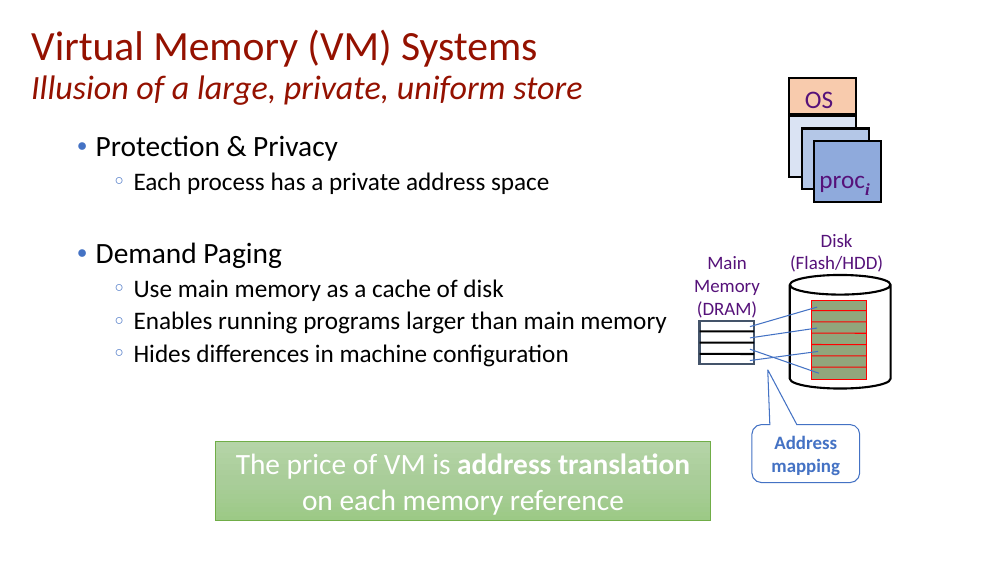
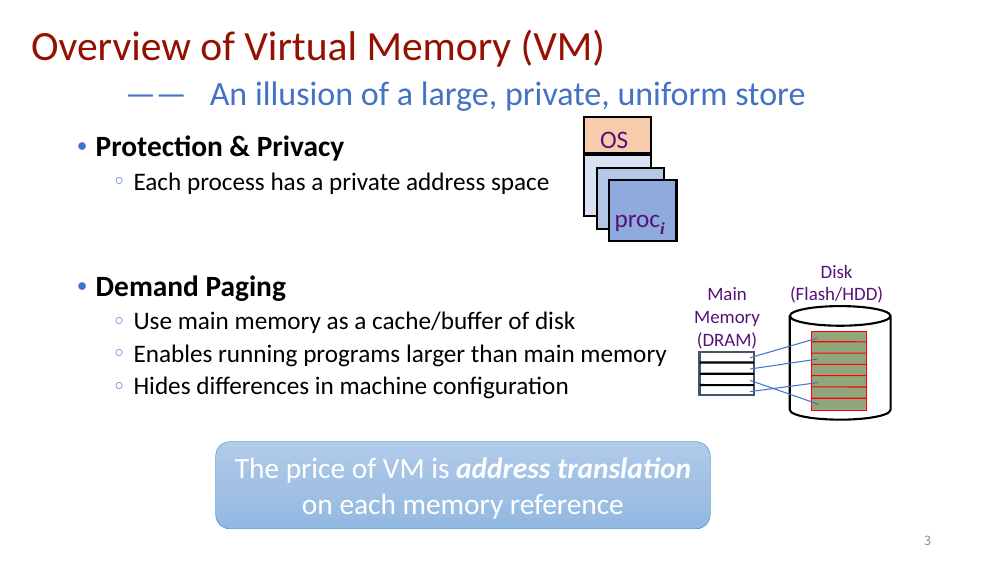
Before and after one commit to chenxuhao/chenxuhao.github.io, a slide deck: slide 3 of computer-organization/virtual-memory-OS.pptx. Drawn at 1008x567 pixels with LibreOffice and Linux fonts; fonts in the diff are those of the drawing. Boxes give left, top, right and bottom in pixels: in the first picture for what was removed or moved away, otherwise in the second. Text is boxed around its words. In the diff, an @@ line names an element or a change of style, - is before the commit and + after.

```diff
--- a/computer-organization/virtual-memory-OS.pptx
+++ b/computer-organization/virtual-memory-OS.pptx
@@ title at [31,29,805,111]: text changed; text colour #941100 to #4472C4; italic off @@
-Virtual Memory (VM) Systems
-Illusion of a large, private, uniform store
+Overview of Virtual Memory (VM)
+—— An illusion of a large, private, uniform store
@@ text at [96,135,344,301]: bold on in "Protection & Privacy", "Demand Paging" @@
@@ 4 rectangles, 2 texts: place and size @@
-4 rectangles, 2 texts at [789,78,882,203]
+4 rectangles, 2 texts at [585,117,677,242]
@@ text at [134,311,575,333]: text changed @@
-  ○ Use main memory as a cache of disk
+  ○ Use main memory as a cache/buffer of disk
@@ 13 lines, 2 texts, 2 rectangles, 1 cylinder: place and size @@
-13 lines, 2 texts, 2 rectangles, 1 cylinder at [694,234,891,389]
+13 lines, 2 texts, 2 rectangles, 1 cylinder at [694,265,891,420]
@@ rounded rectangle "The price of VM is ...": place and size @@
-rounded rectangle "The price of VM is ..." at [216,442,710,520]
+rounded rectangle "The price of VM is ..." at [216,442,710,529]
@@ rounded rectangle "The price of VM is ..." at [216,442,710,529]: italic on in "address translation"; rectangle to rounded rectangle; fill gradient #B5D5A7 to #AACE9A to #9CC987 to gradient #B1CBE9 to #A3C1E5 to #93B9E4; outline #70AD47 0.5 pt to #5B9BD5 0.5 pt @@
@@ rounded speech box removed at [752,425,861,483] @@
-Address mapping
@@ page number added at [924,536,931,545], 12 pt, text #8C8C8C @@
+3
```
Also in this commit, not shown: 24 other slides changed, 2 other files.
